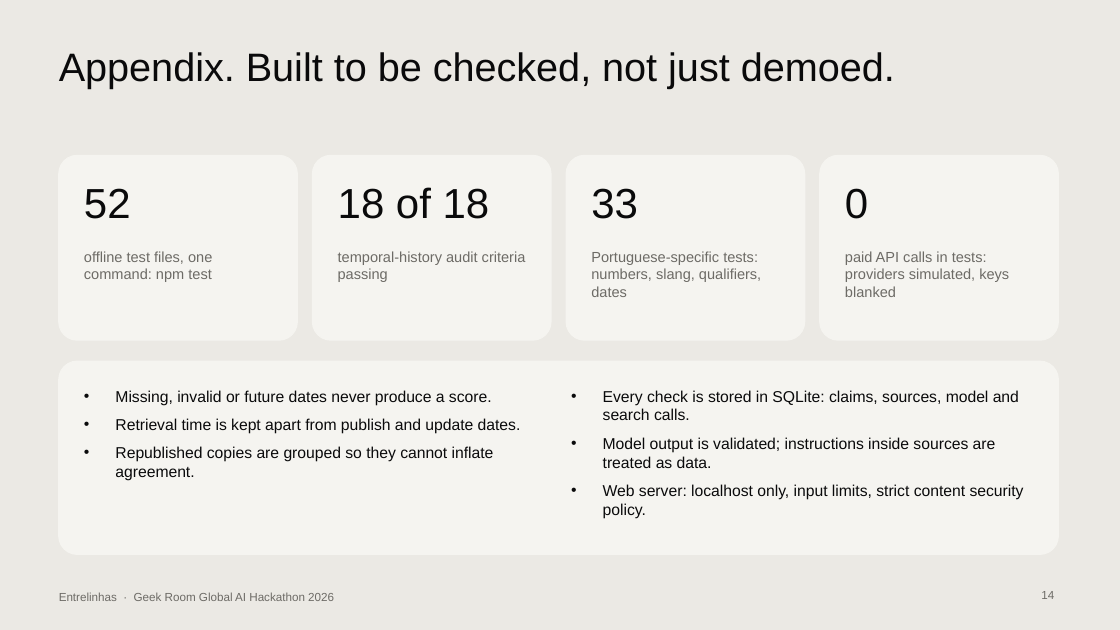
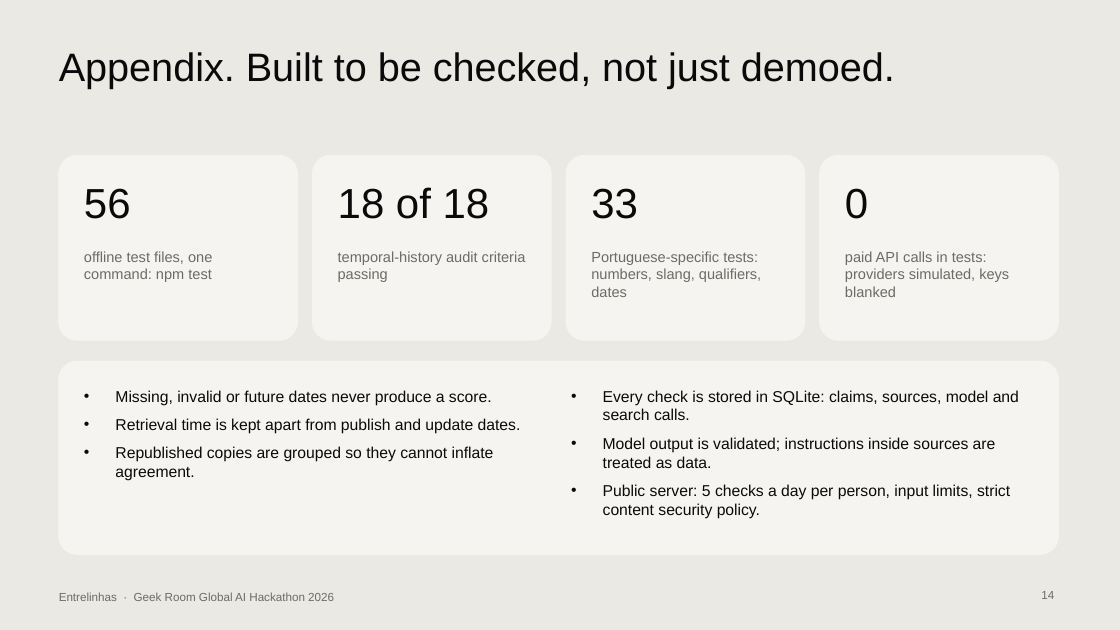
Before and after one commit to contatoalicecandido-lab/entrelinhas, a slide deck: slide 14 of submission/Entrelinhas_Pitch_Deck.pptx. Drawn at 1120x630 pixels with LibreOffice and Linux fonts; fonts in the diff are those of the drawing. Boxes give left, top, right and bottom in pixels: in the first picture for what was removed or moved away, otherwise in the second. Text is boxed around its words. In the diff, an @@ line names an element or a change of style, - is before the commit and + after.

```diff
--- a/submission/Entrelinhas_Pitch_Deck.pptx
+++ b/submission/Entrelinhas_Pitch_Deck.pptx
@@ text at bbox=[84, 188, 131, 219]: text changed @@
-52
+56
@@ text at bbox=[603, 484, 1010, 519]: text changed @@
-• Web server: localhost only, input limits, strict content security policy.
+• Public server: 5 checks a day per person, input limits, strict content security policy.
```
Also in this commit, not shown: 5 other slides changed, 17 other files.
